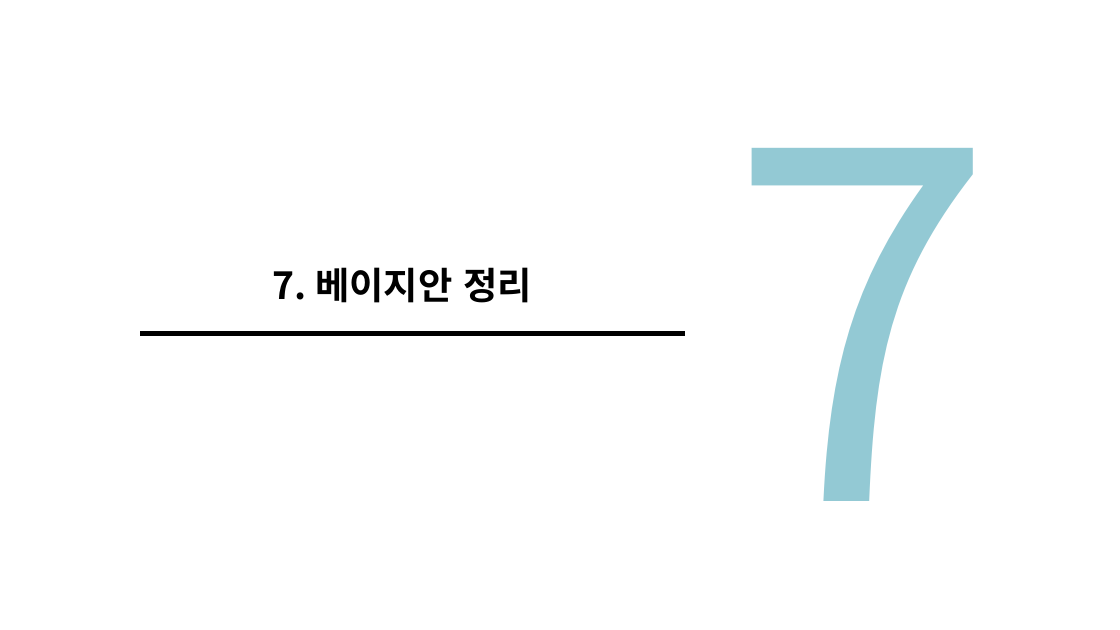
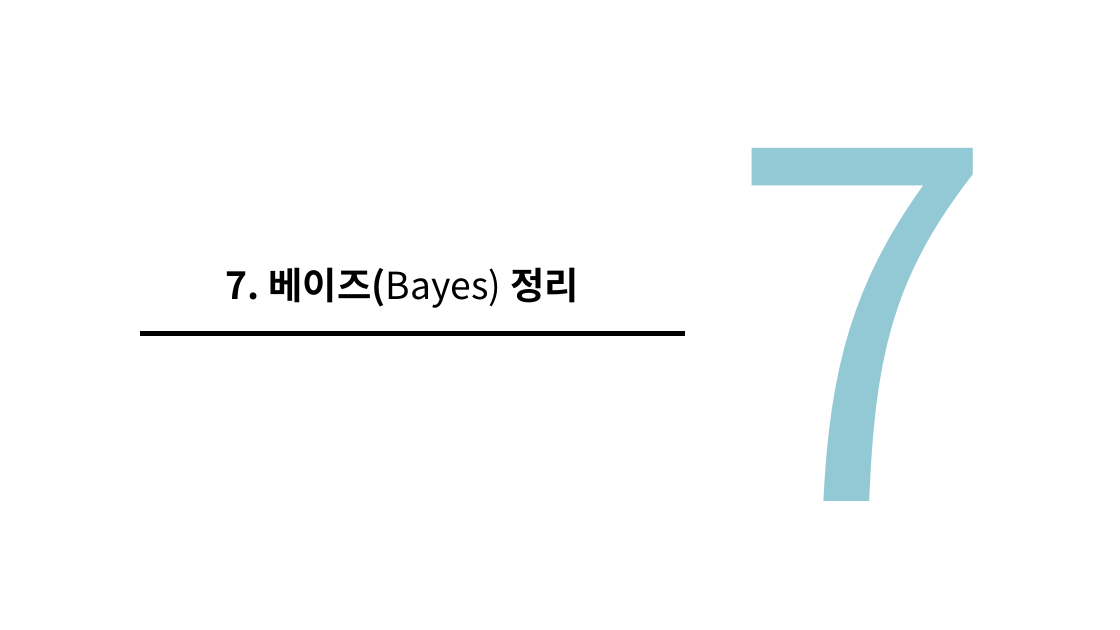
Before and after one commit to nqwrt/Gwangju-AI-Academy, a slide deck: slide 46 of 머신러닝-유형/AI-딥러닝을위한-수학공식.pptx. Drawn at 1120x630 pixels with LibreOffice and Linux fonts; fonts in the diff are those of the drawing. Boxes give left, top, right and bottom in pixels: in the first picture for what was removed or moved away, otherwise in the second. Text is boxed around its words. In the diff, an @@ line names an element or a change of style, - is before the commit and + after.

```diff
--- a/머신러닝-유형/AI-딥러닝을위한-수학공식.pptx
+++ b/머신러닝-유형/AI-딥러닝을위한-수학공식.pptx
@@ text at box(226, 267, 579, 308): text changed @@
-7. 베이지안 정리
+7. 베이즈(Bayes) 정리
```
Also in this commit, not shown: 1 other slide changed, 2 slides added.
